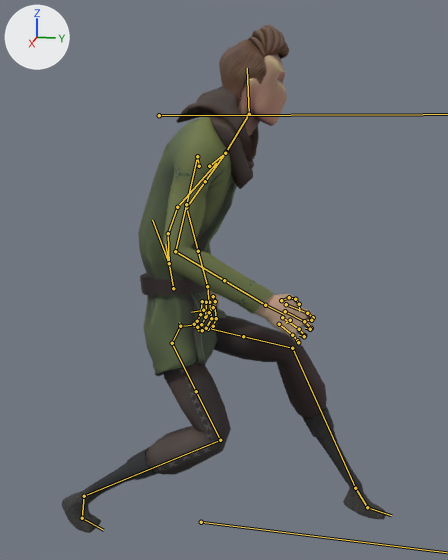
Before and after pictures for a commit that changed the FBX model 0_Final Exports/Player Character/ThirdPerson/anim_PlayCh_CrouchWalk_B.fbx.
Rendered twice from a 50 mm camera at (1.698, 0.413, 1.226) aimed at (-0.036, 0.066, 0.792). Arrows for +X, +Y and +Z are at upper left; the lights stay in place. Both versions are drawn at frame 14 of the action 'Scene'; the numbers are the values there. The bones that bend it are drawn over the model as lines.

In view in the first picture: 'mc_body.001', 'mc_clothing.003', 'mc_clothing.004'.
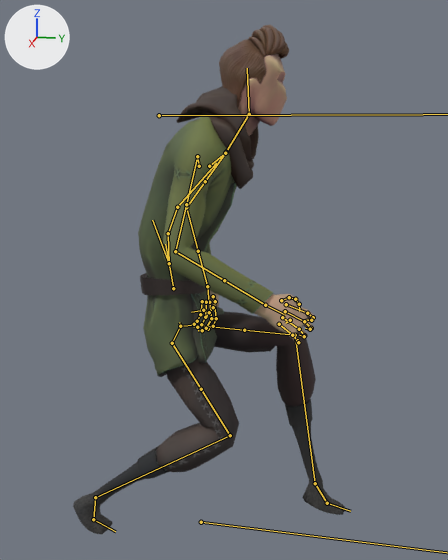
Location of each change, (x1, y1, x2, y2) in pixels of the pictures (448 x 560 px):
'mc_clothing.003', posed
    before: (138, 86, 273, 376)
    after: (138, 86, 273, 377)
'mc_clothing.004', posed (16% narrower)
    before: (62, 315, 386, 533)
    after: (73, 312, 345, 534)
bone 'DEF_thigh.L.001', root to tip
    before: (195, 325) to (243, 336)
    after: (195, 325) to (244, 330)
bone 'DEF_Shin.L.001', root to tip
    before: (292, 348) to (355, 488)
    after: (295, 335) to (315, 483)
bone 'DEF_foot.L.001', root to tip
    before: (355, 488) to (367, 507)
    after: (315, 483) to (327, 503)
bone 'DEF_thigh.R.001', root to tip
    before: (172, 343) to (196, 391)
    after: (172, 343) to (201, 389)
bone 'DEF_Shin.R.001', root to tip
    before: (220, 440) to (84, 496)
    after: (230, 435) to (95, 497)

The edits, one by one:
Bone 'DEF_thigh.L.001' (bone_def_thigh_l_001) turns from (-68, -5, -14) to (-75, -8, -14) degrees about its own x, y and z.
Bone 'DEF_Shin.L.001' (bone_def_shin_l_001) turns from (45, -4, 10) to (67, -9, 14) degrees about its own x, y and z.
Bone 'DEF_foot.L.001' (bone_def_foot_l_001) turns from (54, -8, -12) to (38, -6, -11) degrees about its own x, y and z.
Bone 'DEF_thigh.R.001' (bone_def_thigh_r_001) turns from (-23, -19, 8) to (-29, -18, 9) degrees about its own x, y and z.
Bone 'DEF_Shin.R.001' (bone_def_shin_r_001) turns from (78, 12, -15) to (82, 13, -15) degrees about its own x, y and z.
